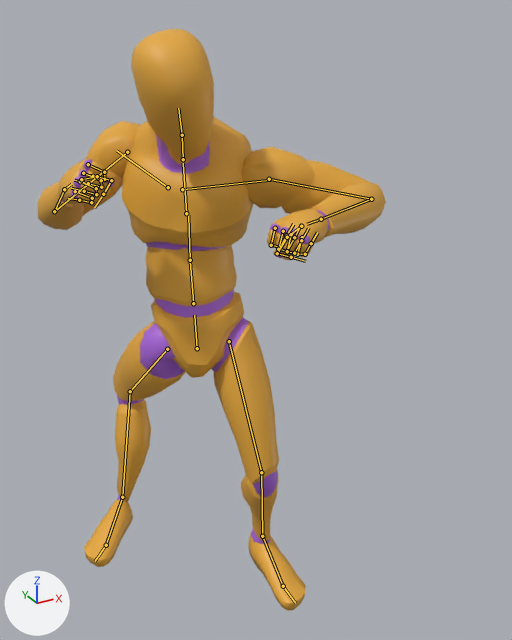
One commit to the glTF model public/models/quaternius/blender-strikes-core.glb: the scene before it, then after it.
Both versions are drawn from a 50 mm lens placed at (-0.736, -1.754, 1.684), pointed at (0.108, -0.22, 0.917). Every picture has the same lights, and +X, +Y and +Z are marked at lower left. The picture after the commit comes second. Both versions are drawn at frame 8 of the action 'BF_BodyBlow_L'; the numbers are the values there. The bones that change, and the others that lie on the model, are drawn over the model as lines.

In view in the first picture: 'Mannequin'.
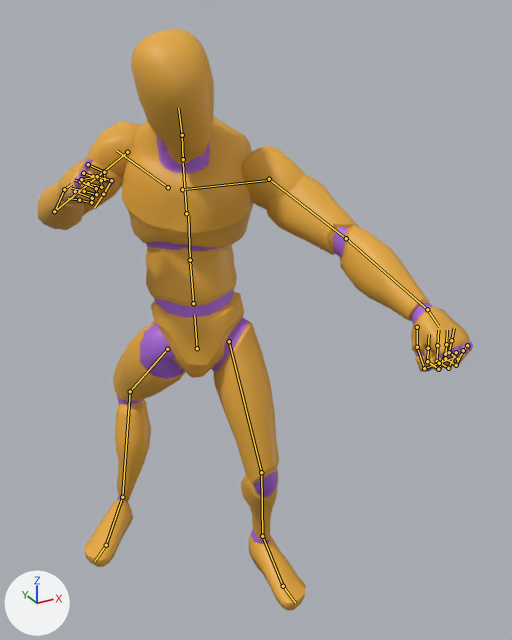
Location of each change, (x1, y1, x2, y2) in pixels of the pictures (512 x 640 px):
'Mannequin', posed (25% wider): before (38, 29, 386, 610); after (38, 29, 473, 610)
bone 'upperarm_l', root to tip: before (269, 179) to (371, 199); after (269, 179) to (346, 238)
bone 'lowerarm_l', root to tip: before (371, 199) to (321, 219); after (346, 238) to (427, 309)

The change, as a diff of the scene's bpy script:
```diff
--- a/public/models/quaternius/blender-strikes-core.glb.py
+++ b/public/models/quaternius/blender-strikes-core.glb.py
@@ bone_upperarm_l @@
 bone_upperarm_l = bpy.data.objects['Armature'].pose.bones['upperarm_l']  # child of 'clavicle_l'
-bone_upperarm_l.rotation_quaternion = (0.932, -0.168, 0.247, -0.205)  # degrees (-27, 23, -30)
+bone_upperarm_l.rotation_quaternion = (0.947, 0.212, 0.24, -0.039)  # degrees (26, 28, 2)
@@ bone_lowerarm_l @@
 bone_lowerarm_l = bpy.data.objects['Armature'].pose.bones['lowerarm_l']  # child of 'upperarm_l'
-bone_lowerarm_l.rotation_quaternion = (0.424, 0.8, -0.165, 0.391)  # degrees (121, -50, 6)
+bone_lowerarm_l.rotation_quaternion = (0.921, 0.031, -0.386, 0.029)  # degrees (3, -46, 2)
```
